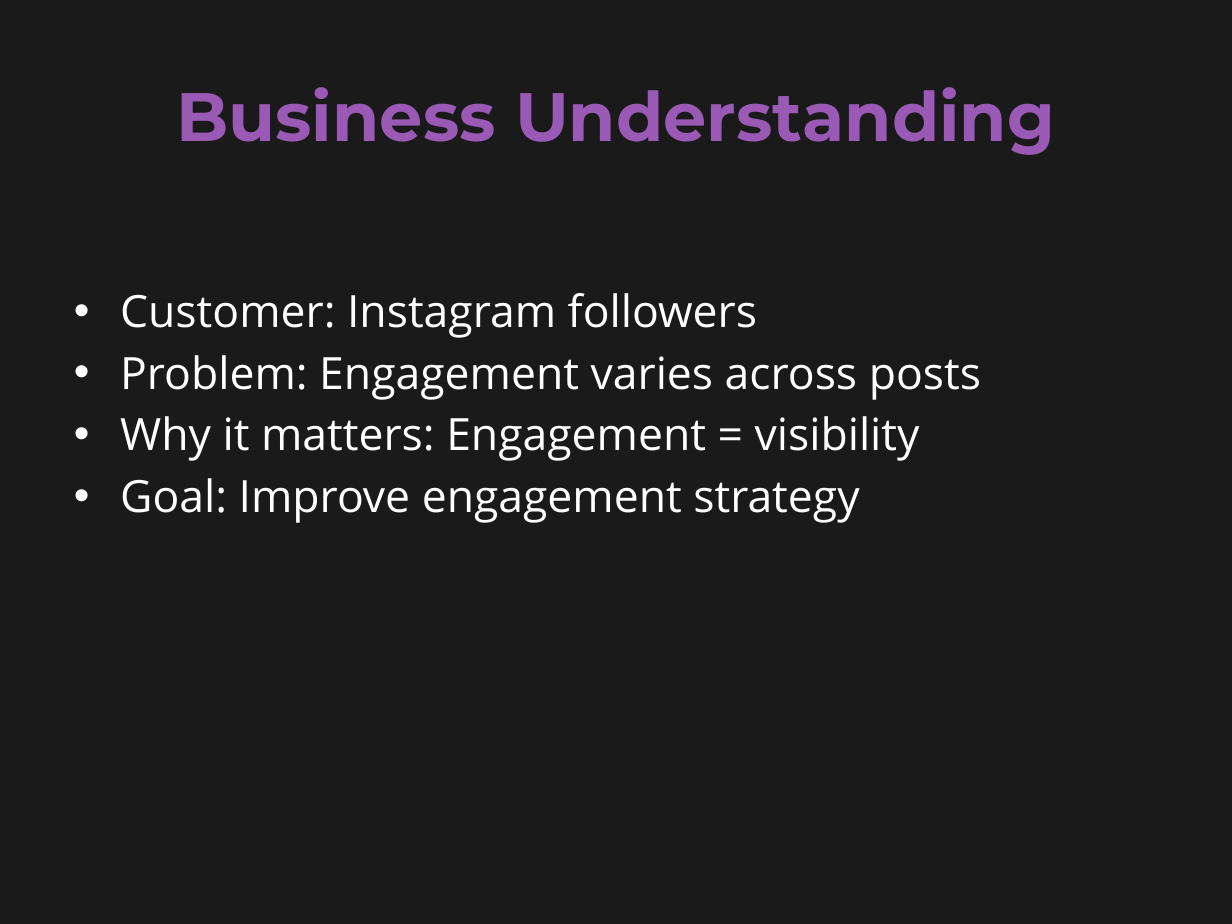
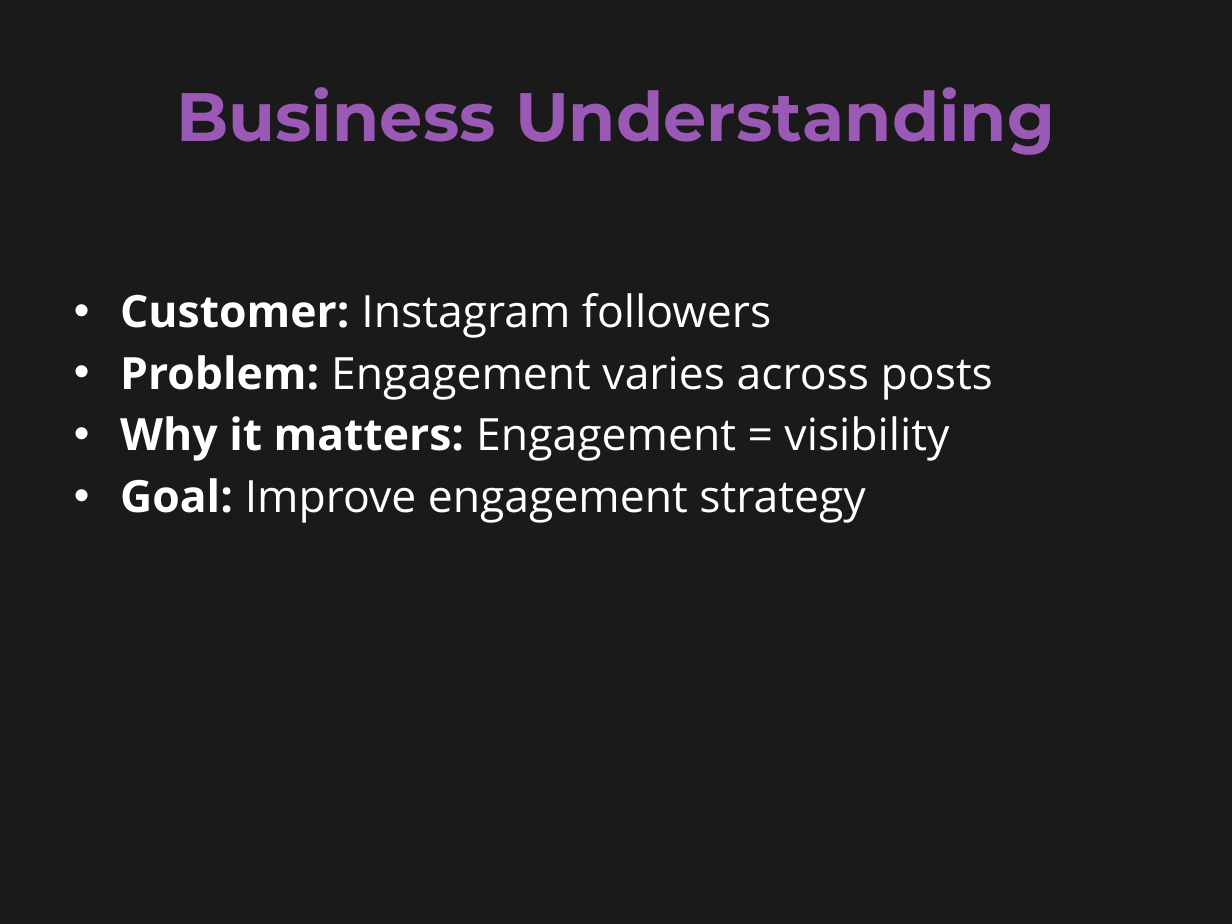
Before and after one commit to utsavi14/social_media_engagement_project, a slide deck: slide 3 of Capstone.pptx. Drawn at 1232x924 pixels with LibreOffice and Linux fonts; fonts in the diff are those of the drawing. Boxes give left, top, right and bottom in pixels: in the first picture for what was removed or moved away, otherwise in the second. Text is boxed around its words. In the diff, an @@ line names an element or a change of style, - is before the commit and + after.

```diff
--- a/Capstone.pptx
+++ b/Capstone.pptx
@@ text "Customer: Instagram followers" at bbox=[120, 293, 993, 523]: bold on in "Customer:", "Problem:", "Why it matters:", "Goal:" @@
```
Also in this commit, not shown: 2 other slides changed, 1 other file.
